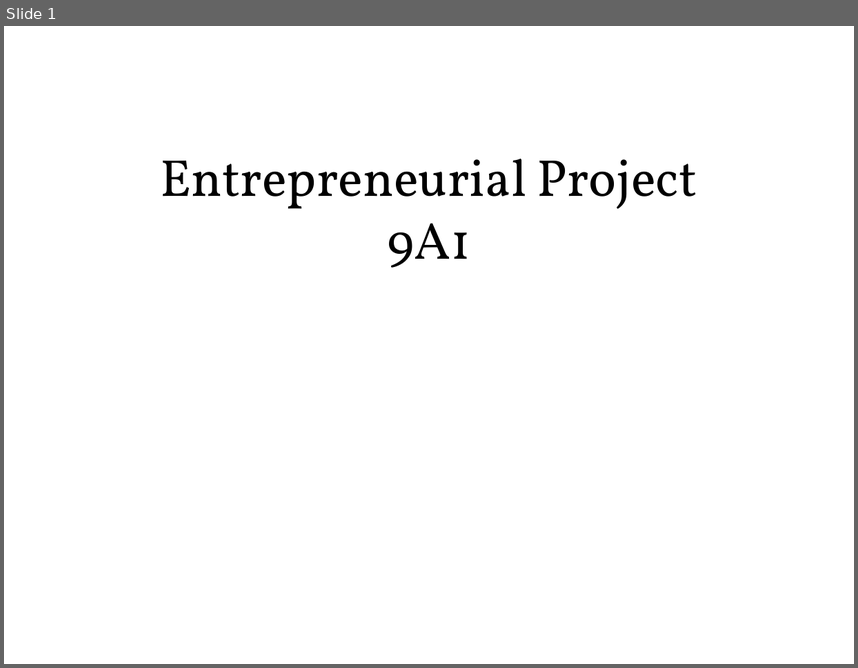
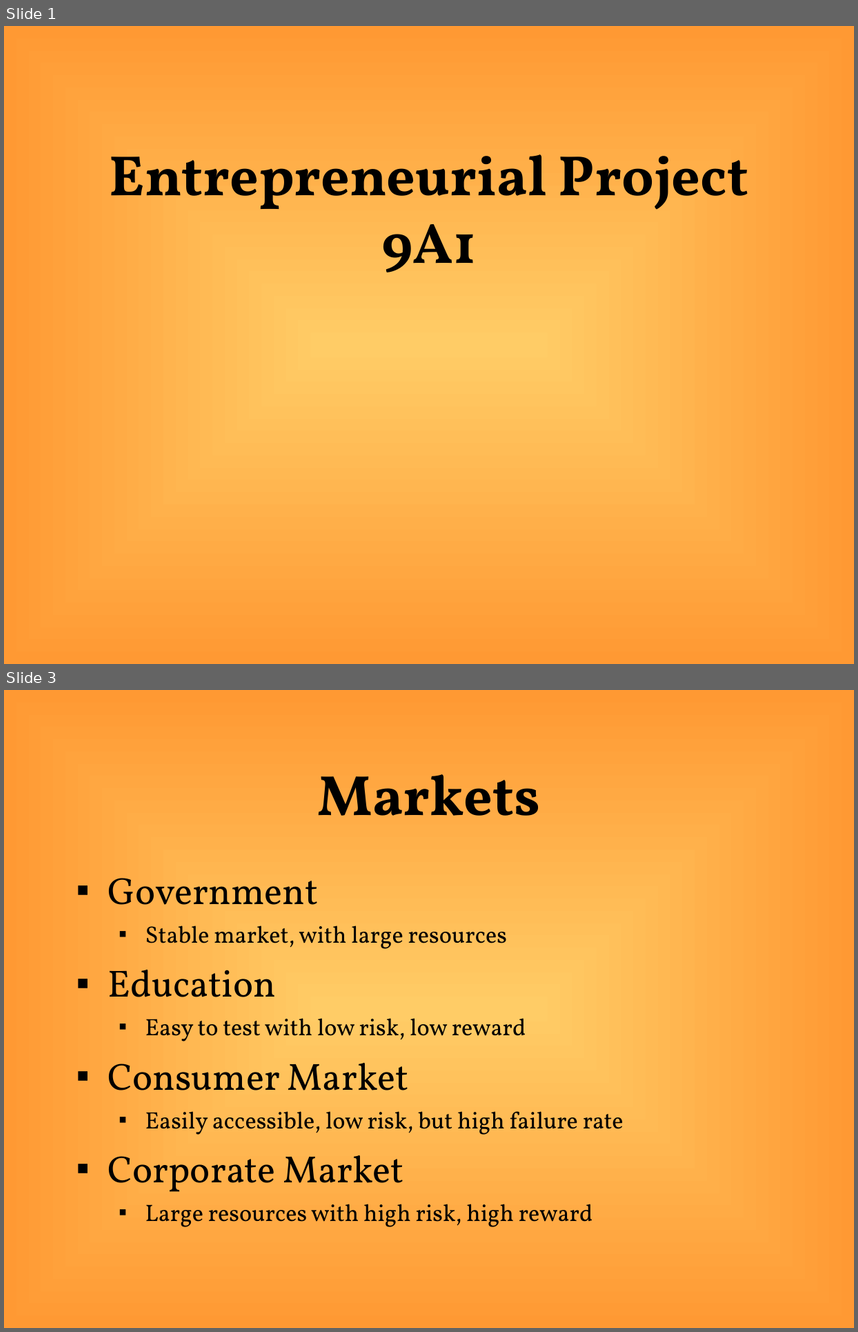
Before and after one commit to jliem/ninea1, a slide deck: doc/s1/Presentation-SeniorDesign.ppt. Shown one above the other, each under a label of ours: slide 1 before the commit, slides 1 and 3 after it; the slides between them are not shown. The pictures are 858x668 and 858x1332 pixels, drawn with LibreOffice and Linux fonts; fonts in the diff are those of the drawing. Boxes give left, top, right and bottom in pixels: in the first picture for what was removed or moved away, otherwise in the second. Text is boxed around its words. In the diff, an @@ line names an element or a change of style, - is before the commit and + after.

```diff
--- a/doc/s1/Presentation-SeniorDesign.ppt
+++ b/doc/s1/Presentation-SeniorDesign.ppt
@@ slide 3 added at box(4, 690, 854, 1328), background gradient #FFCC66 to #FF9933 @@
@@ title added at box(318, 774, 540, 816), 48 pt, text #000000, bold @@
+Markets
@@ text added at box(108, 878, 624, 1227), 20 pt, text #000000 @@
+▪ Government
+  ▪ Stable market, with large resources
+▪ Education
+  ▪ Easy to test with low risk, low reward
+▪ Consumer Market
+  ▪ Easily accessible, low risk, but high failure rate
+▪ Corporate Market
+  ▪ Large resources with high risk, high reward
@@ slide 1 changed as well @@
@@ background #FFFFFF to gradient #FFCC66 to #FF9933 @@
@@ title "Entrepreneurial Project 9A1" at box(110, 154, 749, 272): size 44 to 48 pt, bold on @@
```
Also in this commit, not shown: 12 other slides added.
